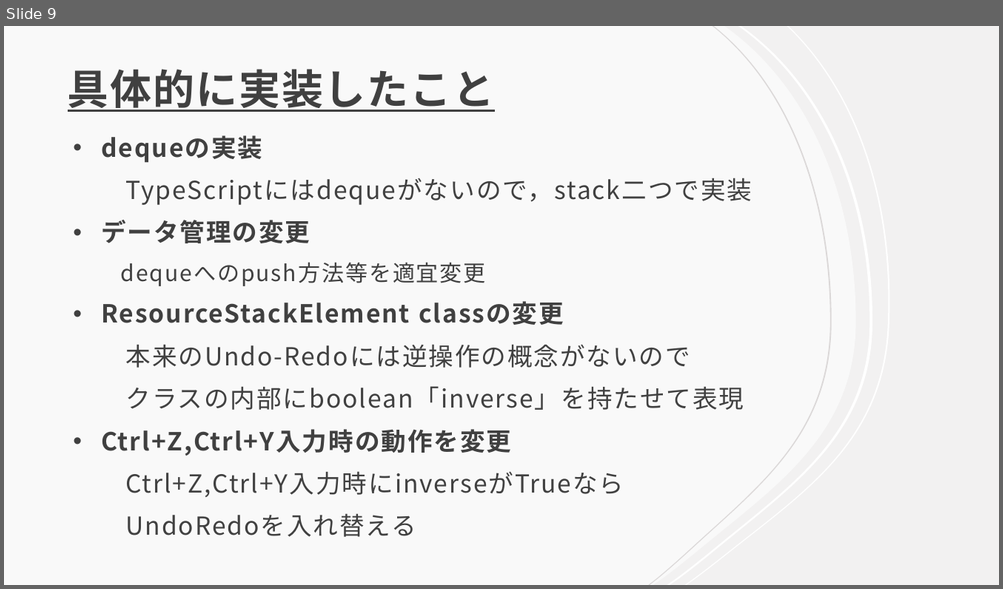
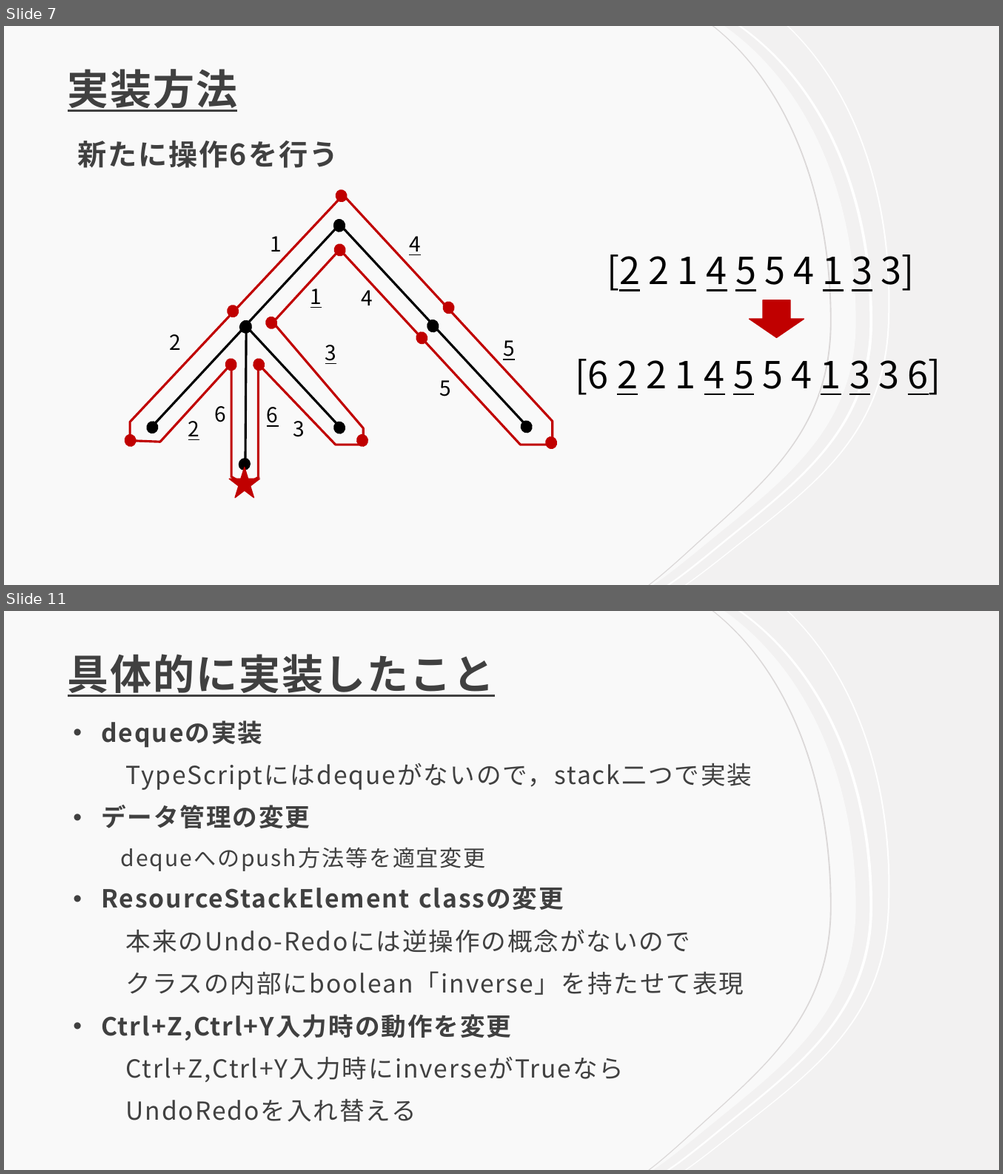
Before and after one commit to Kakeru-Miyazaki/3a_daikibo_public, a slide deck: suigyoza.pptx. Shown one above the other, each under a label of ours: slide 9 before the commit, slides 7 and 11 after it; the slides between them are not shown. The pictures are 1003x589 and 1003x1174 pixels, drawn with LibreOffice and Linux fonts; fonts in the diff are those of the drawing. Boxes give left, top, right and bottom in pixels: in the first picture for what was removed or moved away, otherwise in the second. Text is boxed around its words. In the diff, an @@ line names an element or a change of style, - is before the commit and + after.

```diff
--- a/suigyoza.pptx
+++ b/suigyoza.pptx
@@ slide 7 added at [4, 26, 999, 585], background #F2F1F1 @@
@@ group added at [4, 26, 890, 585]: 4 freeform shapes @@
@@ title added at [68, 69, 237, 112], 40 pt, text #404040, bold, underline @@
+実装方法
@@ text added at [78, 140, 338, 168], 28 pt, text #404040, bold @@
+新たに操作6を行う
@@ text added at [606, 255, 913, 292], 36 pt, text #000000 @@
+[2 2 1 4 5 5 4 1 3 3]
@@ down arrow added at [749, 301, 804, 338], fill #C00000, outline #C00000 1 pt @@
@@ group added at [124, 189, 558, 498]: 23 ellipses, 12 texts, 6 lines, 2 freeform shapes, 1 star @@
+1
+1
+2
+3
+4
+5
+2
+4
+5
+3
+6
+6
@@ text added at [575, 359, 941, 395], 36 pt, text #000000 @@
+[6 2 2 1 4 5 5 4 1 3 3 6]
@@ what was slide 9 is now slide 11 @@
```
Also in this commit, not shown: 3 slides changed, 5 other slides added, 2 slides removed, 1 other file.
